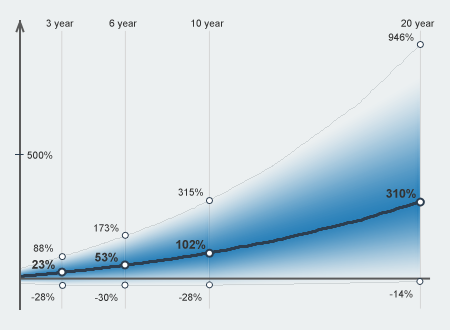
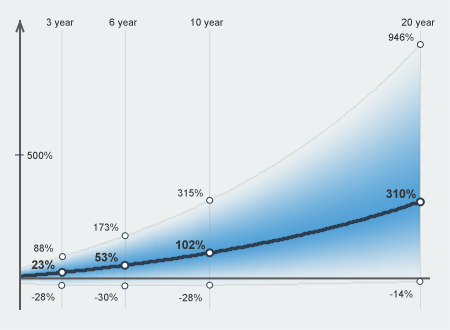
Revision of a layered (450, 330) image; what changed, layer by layer:
painted on "expReturn20YearsText" over [386, 189, 416, 199]
painted on "expReturn10YearsText" over [176, 240, 206, 250]
painted on "expReturn3YearsText" over [31, 260, 55, 270]
painted on "xAxisLine" over [21, 277, 430, 280]
hid group "English" (5 layers) over [46, 18, 435, 29]
painted on "xAxis20YearText" over [401, 18, 435, 28]
painted on "xAxis10YearText" over [191, 18, 224, 28]
painted on "xAxis6YearText" over [109, 18, 137, 28]
painted on "xAxis3YearText" over [46, 18, 74, 28]
painted on "maxReturnCurve" over [20, 45, 421, 269]
painted on "expReturnCurve" over [21, 201, 421, 277]
painted on "minReturnCurve" over [21, 281, 417, 286]
renamed "blueGradientUp0-3" to "gradient", painted on it over [20, 47, 420, 285]
removed layer "blueGradientUp3-6" over [62, 236, 125, 273]
removed layer "blueGradientUp6-10" over [125, 200, 209, 266]
removed layer "blueGradientUp10-20" over [209, 78, 420, 256]
removed layer "blueGradientDown0-3" over [21, 272, 62, 285]
removed layer "blueGradientDown3-6" over [62, 265, 125, 285]
removed layer "blueGradientDown6-10" over [125, 253, 209, 285]
removed layer "blueGradientDown10-20" over [209, 202, 420, 287]
painted on "xAxis10YearLine" over [208, 21, 211, 309]
painted on "xAxis6YearLine" over [124, 21, 126, 290]
painted on "xAxis3YearLine" over [61, 21, 63, 308]
painted on "background" over [0, 0, 450, 330]
…and 24 more changes (24 painted)
